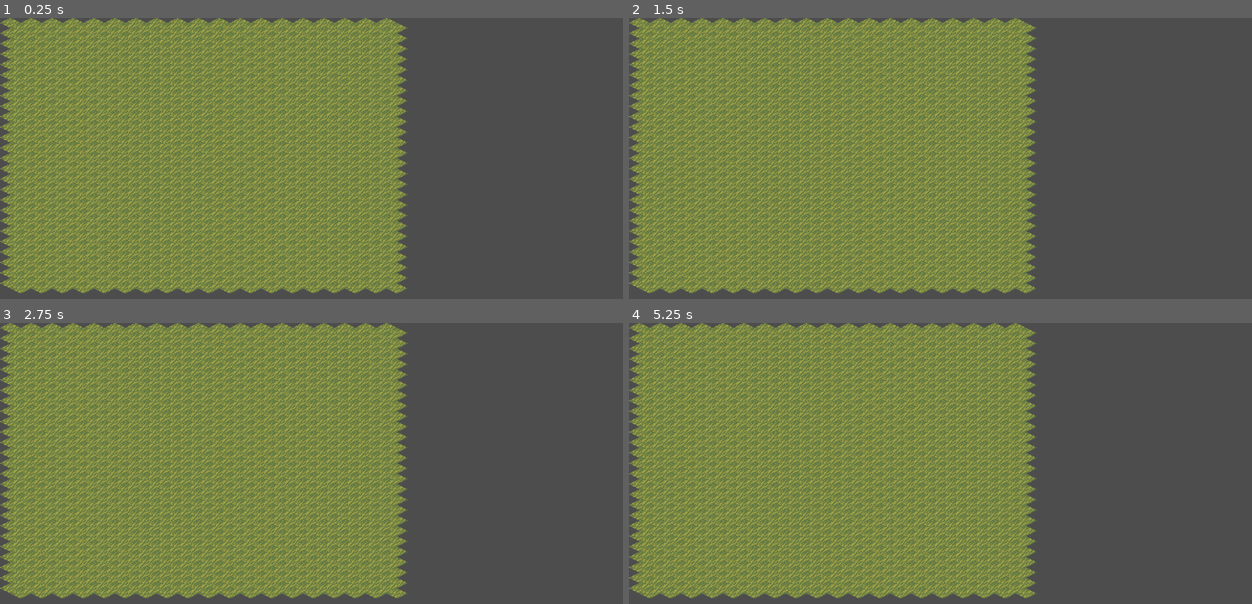
Above: before the commit, frames 1-4 (two rows, left to right).
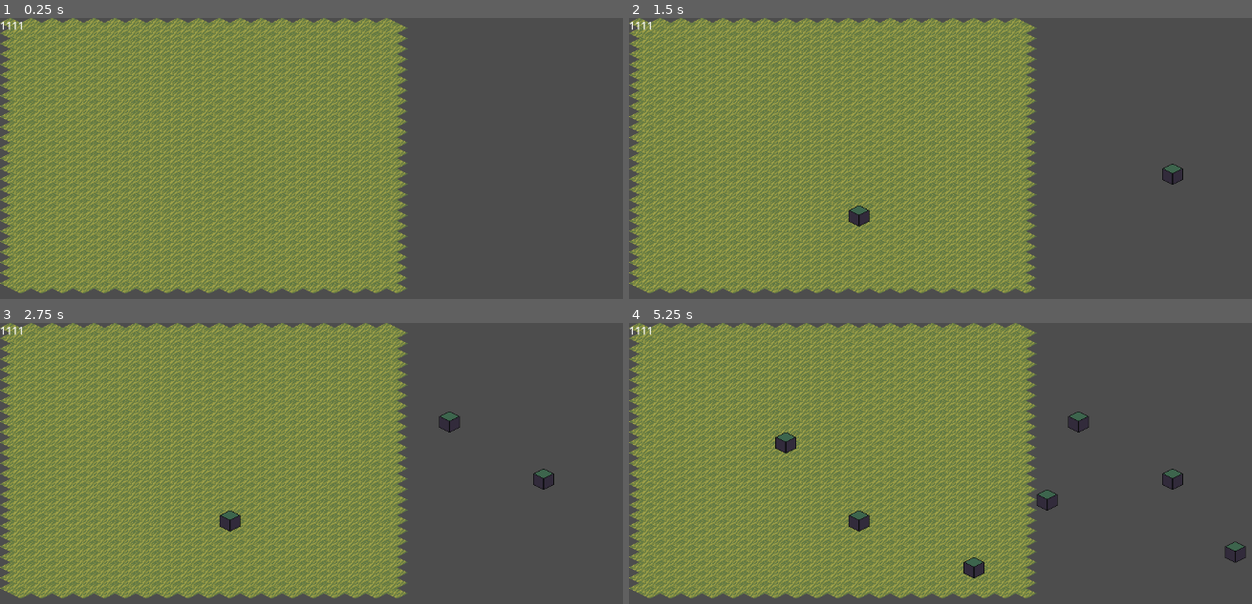
Above: after the commit, the same moments.

Repository: ymirwork/Game_Apokalipsa
Game: Godot game, scene res://Scene/World.tscn
The game is run twice, just before and just after one commit, with the same random seed, the same clock (stepped at 60 frames per second) and the same inputs. Before the commit the project has no main scene; this scene is started directly in both runs.
Inputs (mouse positions are in pixels of both pictures, inside the frame that each line leads up to):
- Up to frame 1 (0.25 s): no input
- Up to frame 2 (1.5 s): tap Enter at 0.5 s; move the mouse to (1177, 175) at 0.52 s; click (1177, 175) at 0.67 s; tap Space at 1.25 s; move the mouse to (859, 211) at 1.27 s; click (859, 211) at 1.42 s
- Up to frame 3 (2.75 s): tap Enter at 2 s; move the mouse to (461, 421) at 2.02 s; click (461, 421) at 2.17 s
- Up to frame 4 (5.25 s): tap Space at 2.75, 4.25 s; move the mouse to (971, 570) at 2.77 s; click (971, 570) at 2.92 s; tap Enter at 3.5 s; move the mouse to (1239, 550) at 3.52 s; click (1239, 550) at 3.67 s; move the mouse to (784, 446) at 4.27 s; click (784, 446) at 4.42 s; move the mouse to (1046, 500) at 5.02 s; click (1046, 500) at 5.17 s

The runs differ from the first frame. In frame 1, less than 0.1% of the frame differs, in the area x 0-4%, y 1-5%; in frame 2, 0.4%; in frame 3, 0.6%; in frame 4, 1.3%, in the area x 0-100%, y 1-91%.
Error after the commit: Invalid access to property or key 'cell' on a base object of type 'TileMapLayer'. (res://Scripts/Manager/building_system.gd:25)

Commit message:
#2

Diff:
--- a/Scene/World.tscn
+++ b/Scene/World.tscn
@@ -1,17 +1,29 @@
-[gd_scene load_steps=5 format=4 uid="uid://jxgyb540kgtr"]
+[gd_scene load_steps=8 format=4 uid="uid://jxgyb540kgtr"]
 
 [ext_resource type="Script" path="res://Scripts/Manager/building_system.gd" id="1_i6g2k"]
+[ext_resource type="Texture2D" uid="uid://bva4j7whku0p3" path="res://Assets/Art/defensive_construction.png" id="2_2kx8a"]
 [ext_resource type="Texture2D" uid="uid://yvkc2luh04ks" path="res://Assets/Art/grass.png" id="2_36k7t"]
+
+[sub_resource type="TileSetAtlasSource" id="TileSetAtlasSource_3vsh3"]
+texture = ExtResource("2_2kx8a")
+texture_region_size = Vector2i(16, 8)
+0:0/size_in_atlas = Vector2i(2, 4)
+0:0/0 = 0
 
 [sub_resource type="TileSetAtlasSource" id="TileSetAtlasSource_15dbe"]
 texture = ExtResource("2_36k7t")
 texture_region_size = Vector2i(32, 16)
 0:0/0 = 0
 
+[sub_resource type="TileSetScenesCollectionSource" id="TileSetScenesCollectionSource_va7fp"]
+resource_name = "kafelek"
+
 [sub_resource type="TileSet" id="TileSet_sv2ob"]
 tile_shape = 1
 tile_size = Vector2i(32, 16)
 sources/1 = SubResource("TileSetAtlasSource_15dbe")
+sources/0 = SubResource("TileSetAtlasSource_3vsh3")
+sources/2 = SubResource("TileSetScenesCollectionSource_va7fp")
 
 [node name="Main" type="Node2D"]
 
@@ -26,3 +38,8 @@
 
 [node name="buildable" type="TileMapLayer" parent="World"]
 tile_set = SubResource("TileSet_sv2ob")
+
+[node name="Label" type="Label" parent="World"]
+offset_right = 40.0
+offset_bottom = 23.0
+text = "1111"
--- /dev/null
+++ b/Scene/kafelek.tscn
@@ -0,0 +1,17 @@
+[gd_scene load_steps=3 format=3 uid="uid://ca02wfkcv2qoi"]
+
+[ext_resource type="Texture2D" uid="uid://bva4j7whku0p3" path="res://Assets/Art/defensive_construction.png" id="1_t457f"]
+
+[sub_resource type="RectangleShape2D" id="RectangleShape2D_l83y0"]
+size = Vector2(33, 32)
+
+[node name="Kafelek" type="Node2D"]
+
+[node name="texture" type="Sprite2D" parent="."]
+texture = ExtResource("1_t457f")
+
+[node name="Area2D" type="Area2D" parent="."]
+
+[node name="CollisionShape2D" type="CollisionShape2D" parent="Area2D"]
+position = Vector2(1.5, 0)
+shape = SubResource("RectangleShape2D_l83y0")
--- a/Scripts/Manager/building_system.gd
+++ b/Scripts/Manager/building_system.gd
@@ -3,6 +3,8 @@
 
 
 @onready var buildable: TileMapLayer = $"../World/buildable"
+var selected_tile: int = 1 # Defualt none tile
+var is_building: bool = false
 
 
 # Called when the node enters the scene tree for the first time.
@@ -11,13 +13,23 @@
 
 # Called every frame. 'delta' is the elapsed time since the previous frame.
 func _process(delta: float) -> void:
-	var mouse_position = get_global_mouse_position()
+	pass
+
+func select_building(tile_id: int):
+	selected_tile = tile_id
+	is_building = true
+
+func can_build_tile(cell_position: Vector2i):
+	if selected_tile != -1:
+		buildable.set_cell(cell_position, 0, Vector2i(0,0))
+		buildable.cell
+		print(cell_position)
+
+func _input(event: InputEvent) -> void:
+	if event is InputEventScreenTouch and event.is_pressed():
+		var position_tile = event.position
+		var cell_pos = buildable.local_to_map(position_tile)
 
 
-
-func check_tile():
-	return buildable
-
-func _input(event: InputEvent) -> void:
-	if event == InputEventScreenTouch and event.is_pressed():
-		print("PRESS")
+		if can_build_tile(cell_pos):
+			print("YES")
--- a/project.godot
+++ b/project.godot
@@ -11,6 +11,7 @@
 [application]
 
 config/name="GameApoka"
+run/main_scene="res://Scene/World.tscn"
 config/features=PackedStringArray("4.3", "GL Compatibility")
 
 [debug]
Binary file added: Assets/Art/defensive_construction.png
Not shown, added: Assets/Art/defensive_construction.png.import
